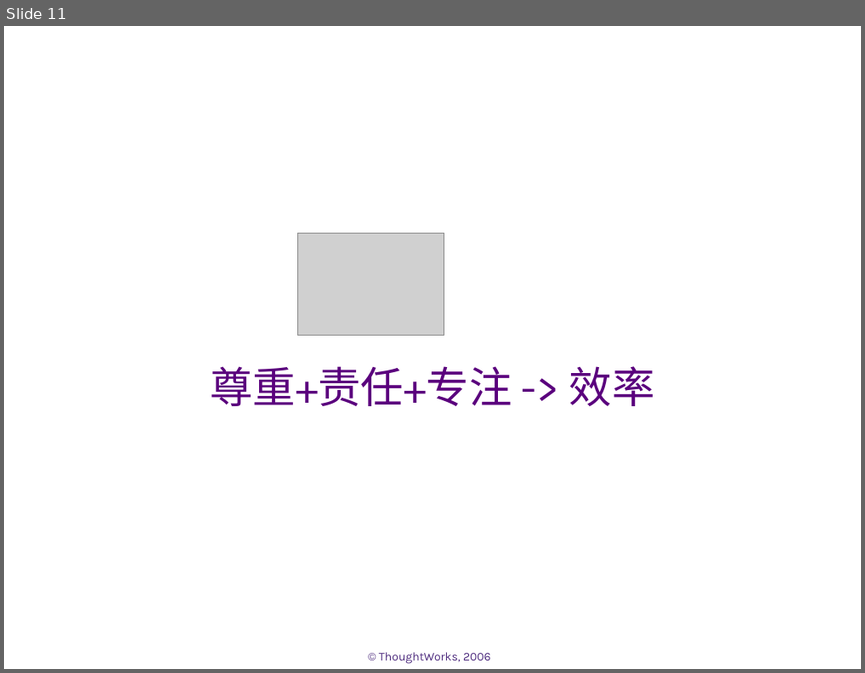
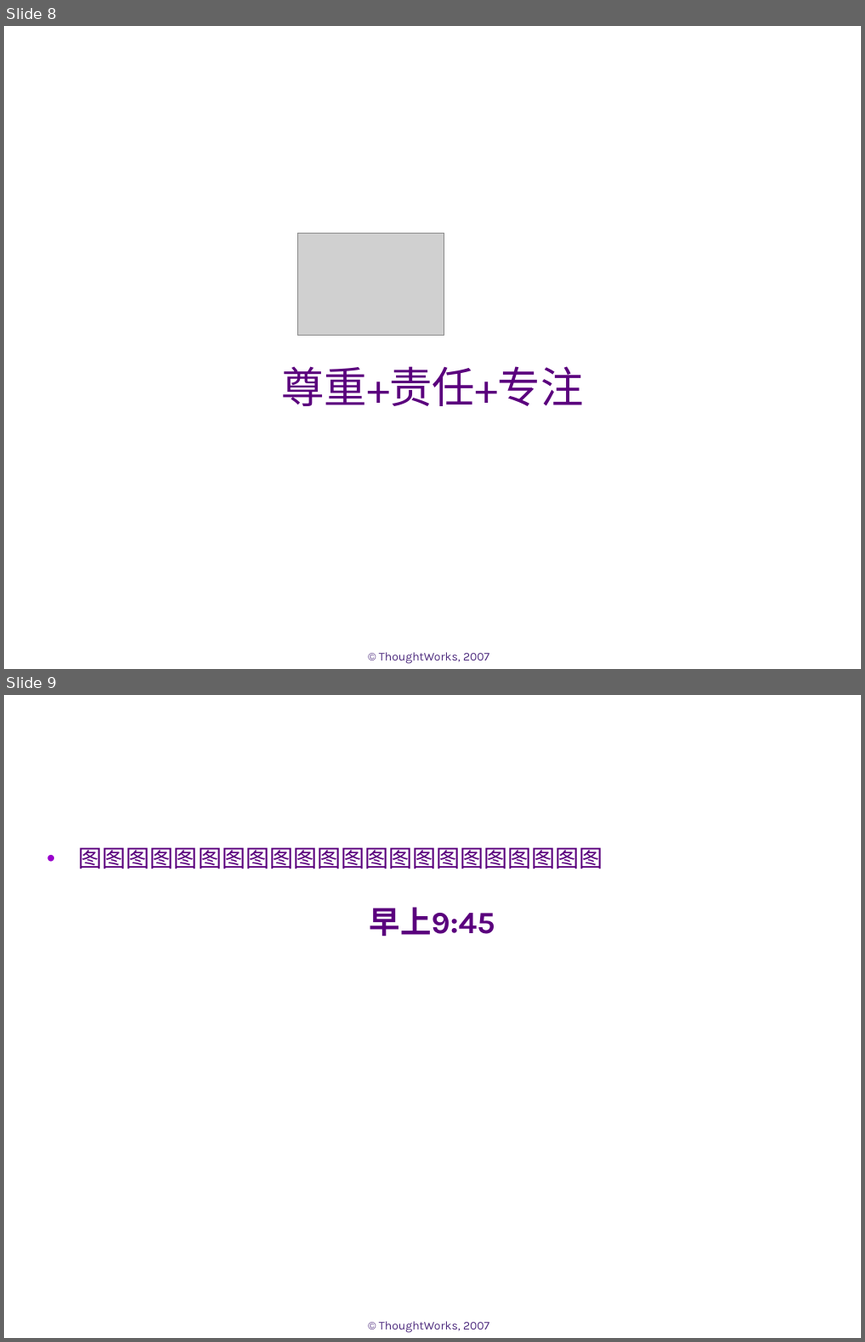
Before and after one commit to whimet/agilechina, a slide deck: docs/demo.ppt. Shown one above the other, each under a label of ours: slide 11 before the commit, slides 8 and 9 after it. The pictures are 865x673 and 865x1342 pixels, drawn with LibreOffice and Linux fonts; fonts in the diff are those of the drawing; grey boxes stand for pictures; background and template pictures are left out. Boxes give left, top, right and bottom in pixels: in the first picture for what was removed or moved away, otherwise in the second. Text is boxed around its words. In the diff, an @@ line names an element or a change of style, - is before the commit and + after.

```diff
--- a/docs/demo.ppt
+++ b/docs/demo.ppt
@@ slide 9 added at (4,695,861,1338), background #FFFFFF; not listed: 1 template element that a slide beside it also shows @@
@@ text added at (79,847,603,869), 20 pt, text #5A007D @@
+• 图图图图图图图图图图图图图图图图图图图图图图
@@ title added at (370,907,495,936), 26 pt, text #5A007D, bold @@
+早上9:45
@@ what was slide 11 is now slide 8 @@
@@ slide 8 changed as well @@
@@ subtitle at (281,366,583,406): text changed @@
-尊重+责任+专注 -> 效率
+尊重+责任+专注
@@ text at (379,652,489,664): text changed @@
-© ThoughtWorks, 2006
+© ThoughtWorks, 2007
```
Also in this commit, not shown: 9 other slides changed, 7 other slides added, 10 slides removed.
